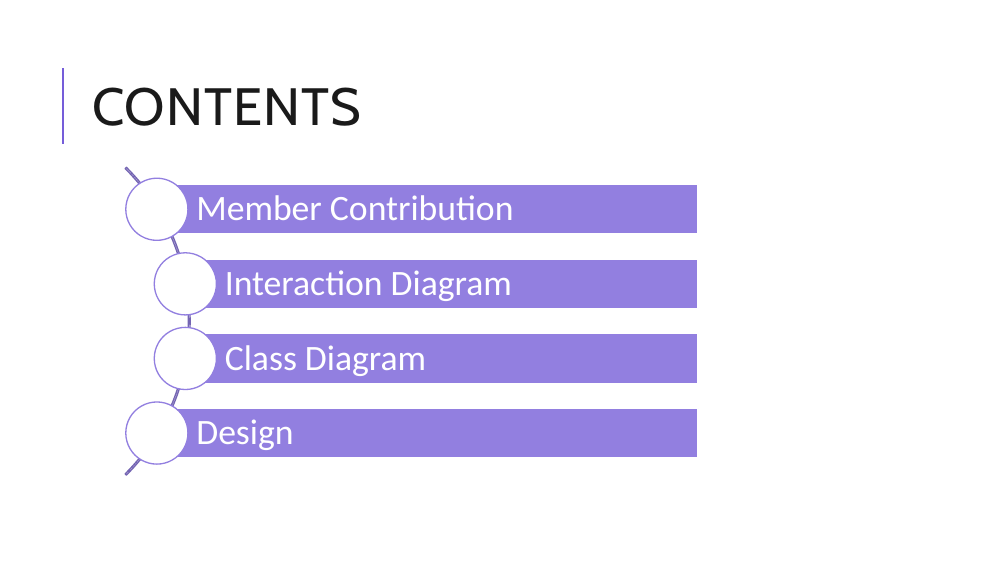
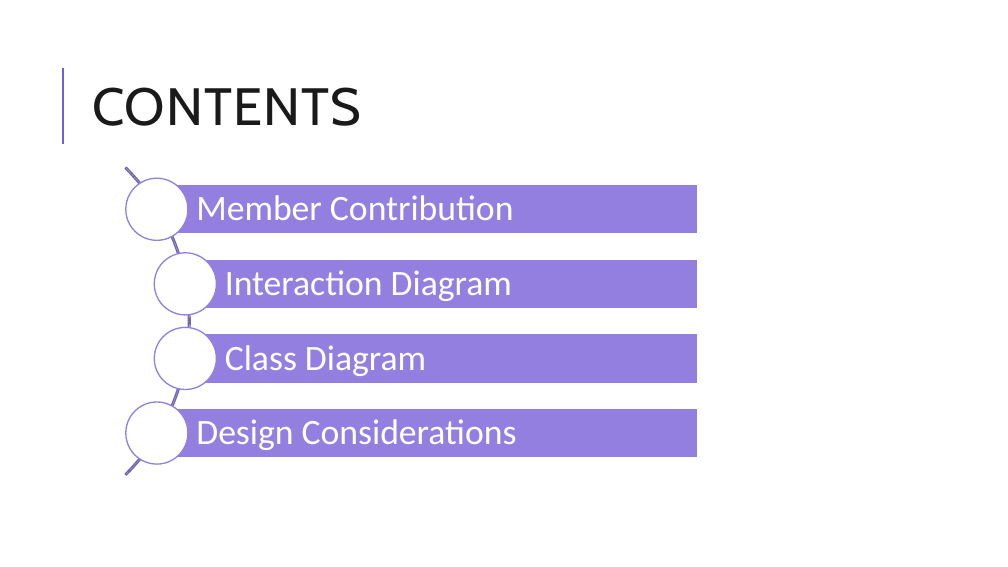
Before and after one commit to thaian229/ISD.ICT.20201-05, a slide deck: slide 3 of Final Submission/Design/Slides - Eco Bike Rental - Group 5.pptx. Drawn at 1008x567 pixels with LibreOffice and Linux fonts; fonts in the diff are those of the drawing. Boxes give left, top, right and bottom in pixels: in the first picture for what was removed or moved away, otherwise in the second. Text is boxed around its words. In the diff, an @@ line names an element or a change of style, - is before the commit and + after.

Commit message:
Update Demo Video and Slide

```diff
--- a/Final Submission/Design/Slides - Eco Bike Rental - Group 5.pptx
+++ b/Final Submission/Design/Slides - Eco Bike Rental - Group 5.pptx
@@ text at (x1=196, y1=419, x2=517, y2=450): text changed @@
-Design
+Design Considerations
```
Also in this commit, not shown: 1 other file.
